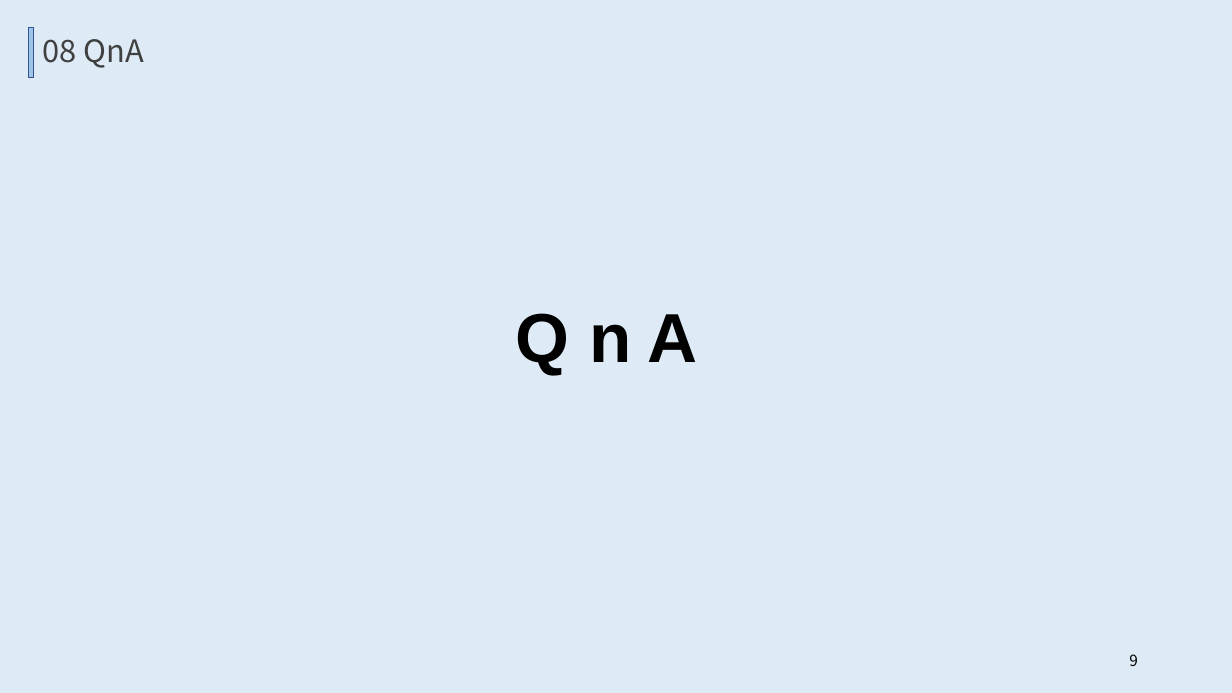
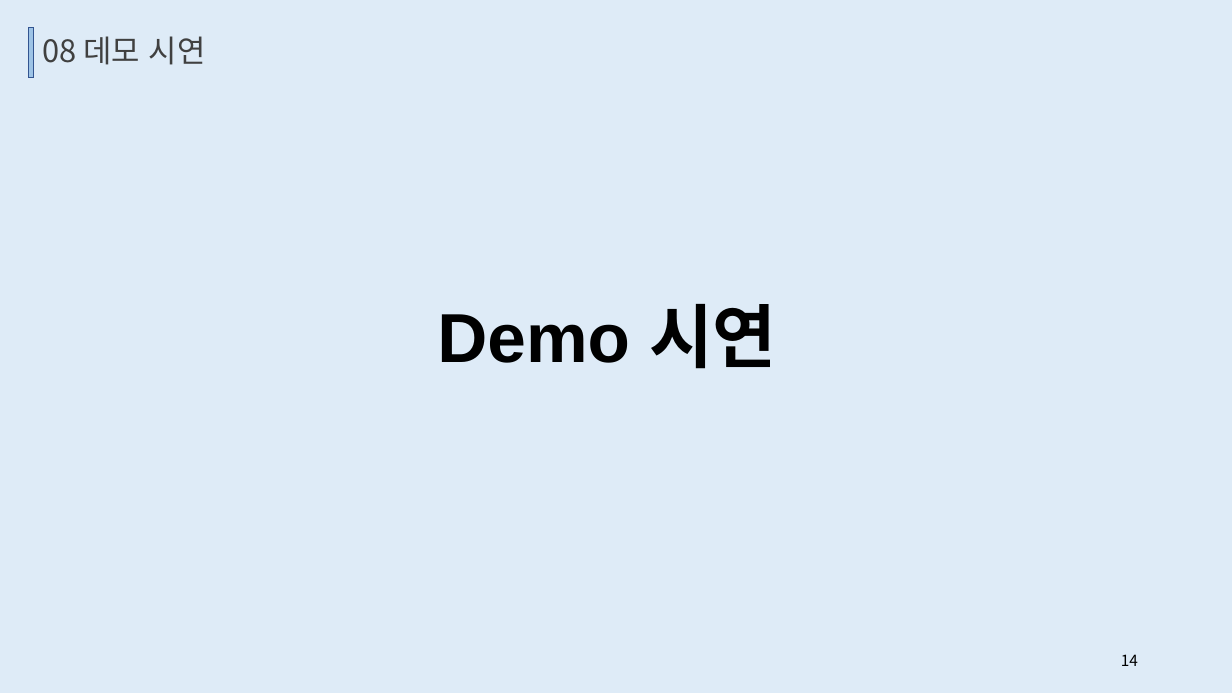
Before and after one commit to TUKoreaEscape/Graduation_Project, a slide deck: slide 14 of Graduation_Document/중간발표.pptx (slide 9 before the commit). Drawn at 1232x693 pixels with LibreOffice and Linux fonts; fonts in the diff are those of the drawing. Boxes give left, top, right and bottom in pixels: in the first picture for what was removed or moved away, otherwise in the second. Text is boxed around its words. In the diff, an @@ line names an element or a change of style, - is before the commit and + after.

```diff
--- a/Graduation_Document/중간발표.pptx
+++ b/Graduation_Document/중간발표.pptx
@@ text at [42,36,206,65]: text changed @@
-08 QnA
+08 데모 시연
@@ text at [437,304,777,369]: text changed @@
-Q n A
+Demo 시연
@@ page number at [1121,654,1138,666]: text changed @@
-9
+14
```
Also in this commit, not shown: 3 other slides changed, 5 slides added.
